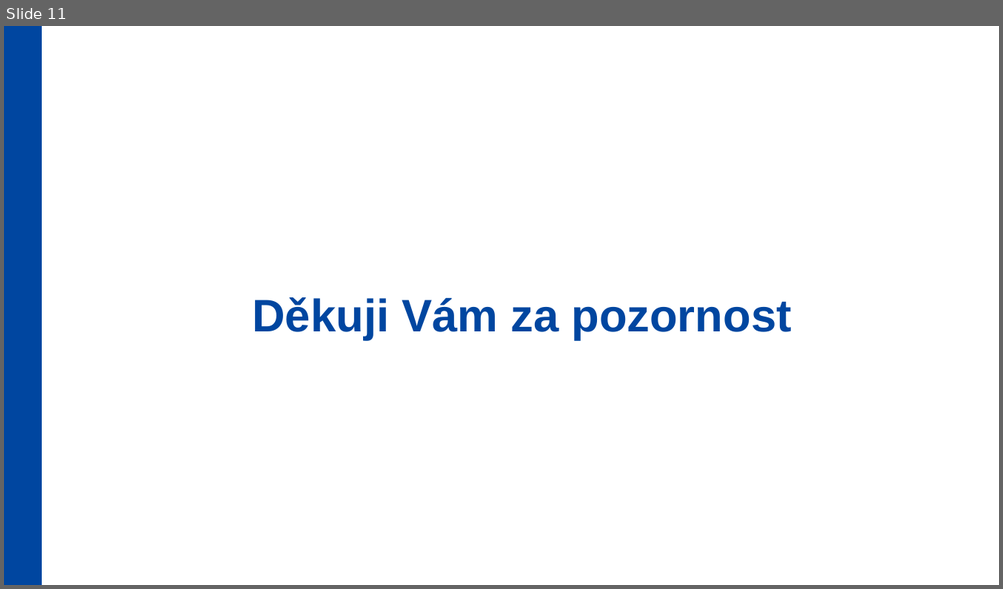
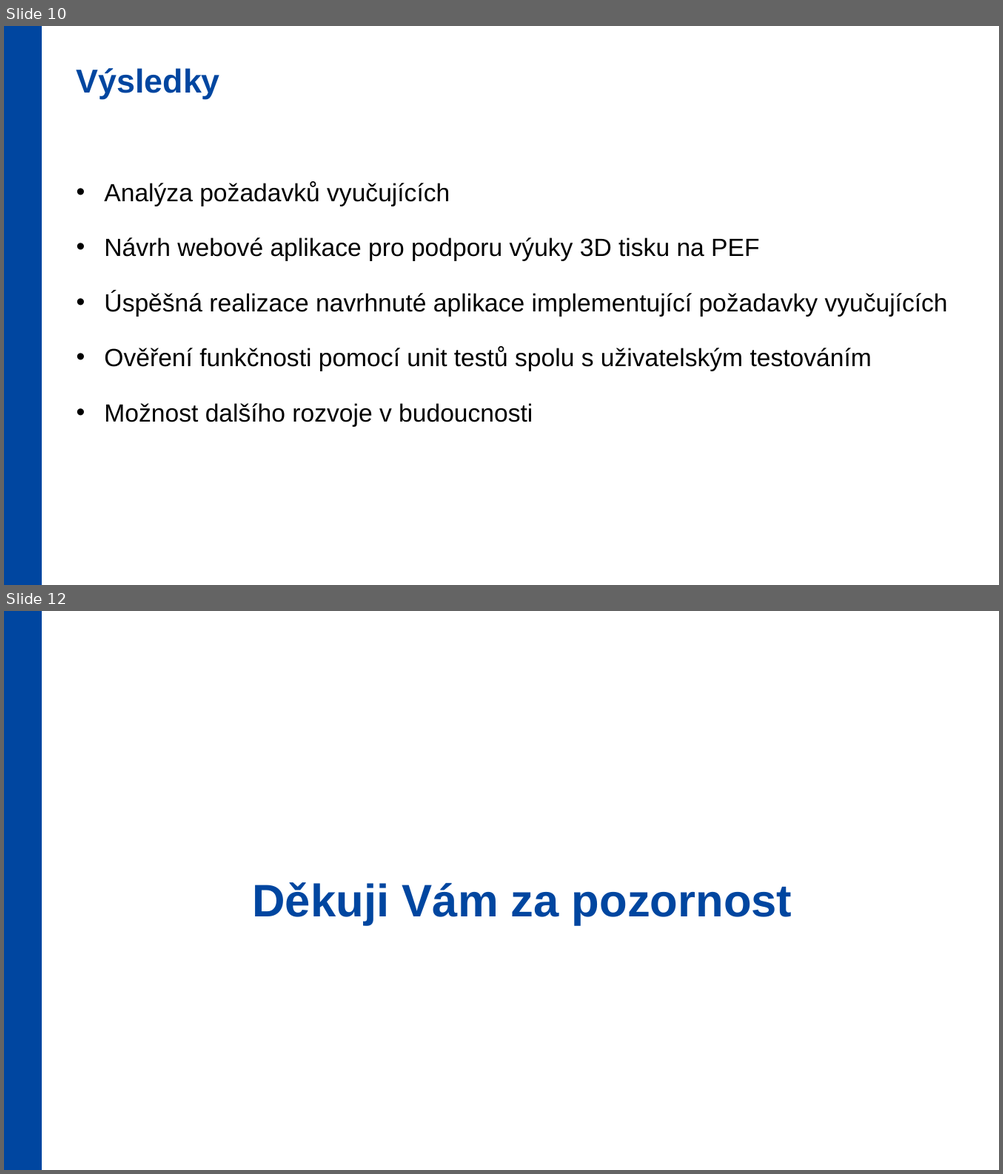
Before and after one commit to Zd3n1/BP2024, a slide deck: Prezentace.pptx. Shown one above the other, each under a label of ours: slide 11 before the commit, slides 10 and 12 after it; the slides between them are not shown. The pictures are 1003x589 and 1003x1174 pixels, drawn with LibreOffice and Linux fonts; fonts in the diff are those of the drawing; background and template pictures are left out. Boxes give left, top, right and bottom in pixels: in the first picture for what was removed or moved away, otherwise in the second. Text is boxed around its words. In the diff, an @@ line names an element or a change of style, - is before the commit and + after.

```diff
--- a/Prezentace.pptx
+++ b/Prezentace.pptx
@@ slide 10 added at (4, 26, 999, 585), background #FFFFFF; not listed: 1 template element that a slide beside it also shows @@
@@ text added at (77, 68, 220, 99), 32 pt, text #0046A0, bold @@
+Výsledky
@@ text added at (104, 181, 948, 427), 24 pt, text #000000 @@
+• Analýza požadavků vyučujících
+• Návrh webové aplikace pro podporu výuky 3D tisku na PEF
+• Úspěšná realizace navrhnuté aplikace implementující požadavky vyučujících
+• Ověření funkčnosti pomocí unit testů spolu s uživatelským testováním
+• Možnost dalšího rozvoje v budoucnosti
@@ what was slide 11 is now slide 12 @@
```
Also in this commit, not shown: 4 slides changed, 2 other slides added, 2 slides removed.
